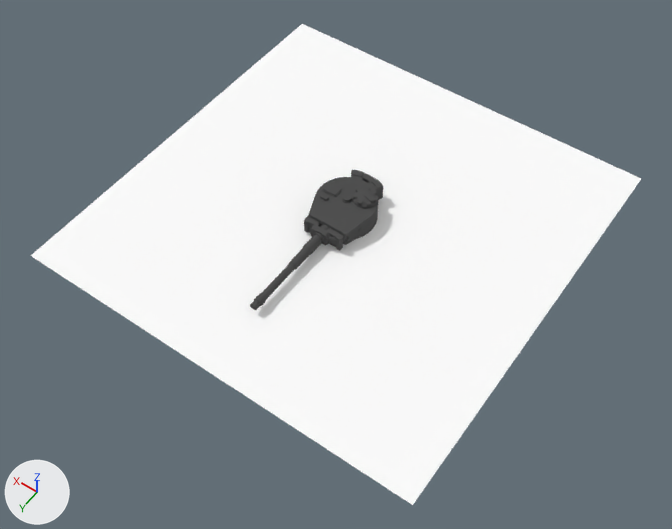
One commit to the Blender file assets_source/pz6h.blend: the scene before it, then after it.
One viewpoint serves both versions: a camera (50 mm lens) standing at (-12.4, 17.9, 25.0) and looking at (-0.6, 1.5, -0.7). Every picture has the same lights, and +X, +Y and +Z are marked at lower left.

Before the edit, the objects in view are built like this:
```python
mat_material_shadowed = diffuse_material('Material_shadowed')
mat_material_shadowed.base_color = (0.0827, 0.0827, 0.0827)  # dark grey #515151
me_plane = bpy.data.meshes.new('Plane')
me_plane.from_pydata([(-7.8, -7.8, 0.0), (7.8, -7.8, 0.0), (-7.8, 7.8, 0.0), (7.8, 7.8, 0.0)], [], [(0, 1, 3, 2)])
me_plane.materials.append(mat_shadowplane)  # white #ffffff
me_tiger_i_turret_1 = bpy.data.meshes.new('Tiger i turret-1')
me_tiger_i_turret_1.from_pydata(...)  # 2358 vertices, 4671 faces; spans x -1.11..1.11, y -1.47..5.24, z 0.02..1.08
me_tiger_i_turret_1.polygons.foreach_set('use_smooth', [True] * 4671)
me_tiger_i_turret_1.materials.append(mat_material_shadowed)  # dark grey #515151
ob_plane = bpy.data.objects.new('Plane', me_plane)
ob_plane.location = (0.0, 0.0, 0.0)
ob_plane.rotation_euler = (0.0, 0.0, 3.142)  # degrees (0, 0, 180)
ob_turret = bpy.data.objects.new('turret', me_tiger_i_turret_1)
ob_turret.parent = ob_empty
ob_turret.location = (0.0, 0.0, 0.0)
_m = ob_turret.modifiers.new('EdgeSplit', 'EDGE_SPLIT')
```
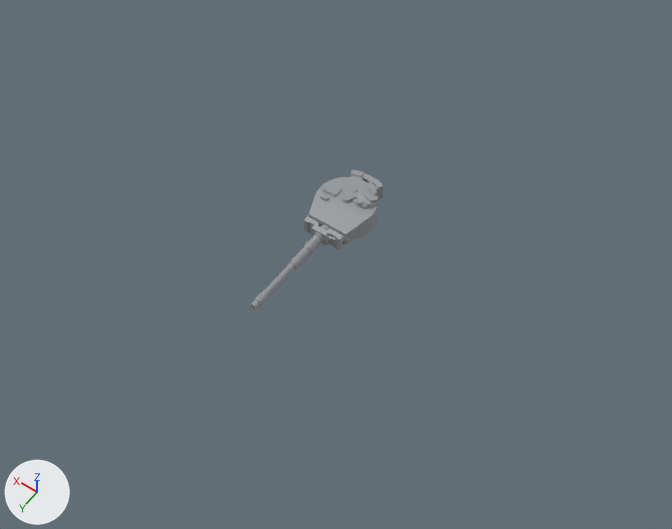
Where the change shows, as pixel boxes (x1, y1, x2, y2) in the pictures (672 x 529 px):
```json
{"object": "Plane", "change": "deleted", "before": [31, 24, 641, 505]}
{"object": "turret", "change": "recoloured", "before": [250, 170, 383, 310], "after": [250, 170, 383, 310]}
```

The change, as JSON lines over the scene's bpy script:
```json
{"block": "mat_material_shadowed", "change": "nodes: BsdfDiffuse, OutputMaterial"}
{"block": "mat_material_shadowed", "change": "colours: dark grey #515151"}
{"block": "mat_material_shadowed", "change": "nodes: BsdfAnisotropic, BsdfDiffuse, MixShader, OutputMaterial"}
{"block": "mat_material_shadowed", "change": "colours: grey #b3b3b3, grey #878f99"}
{"op": "remove", "block": "ob_plane", "code": ["ob_plane = bpy.data.objects.new('Plane', me_plane)", "ob_plane.location = (0.0, 0.0, 0.0)", "ob_plane.rotation_euler = (0.0, 0.0, 3.142)  # degrees (0, 0, 180)"]}
```
